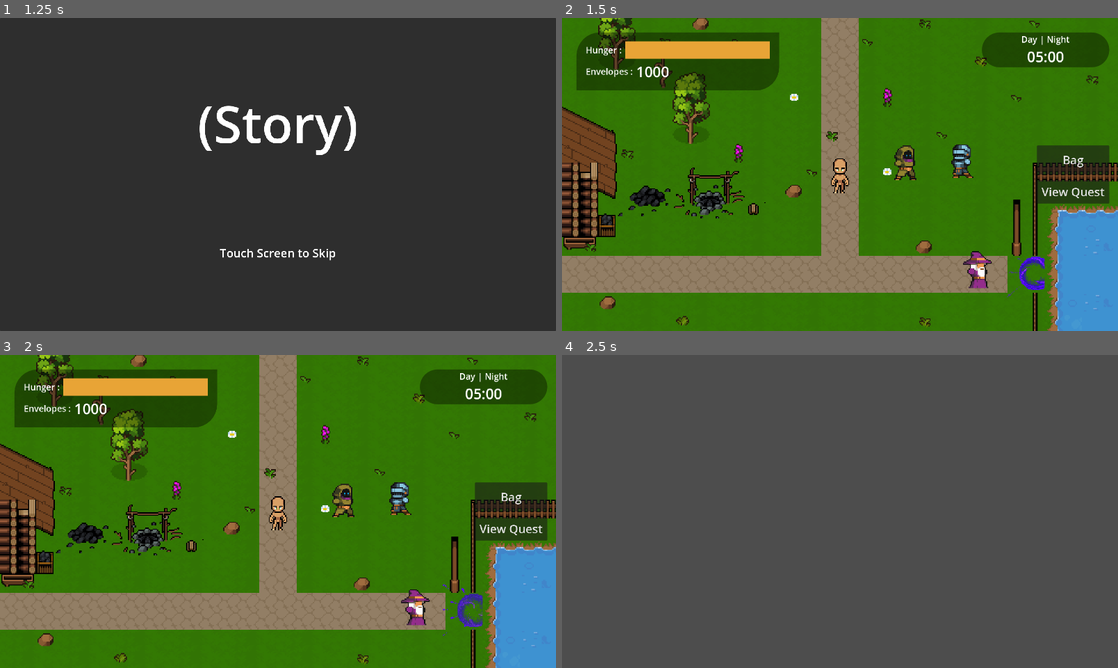
Above: before the commit, frames 1-4 (two rows, left to right).
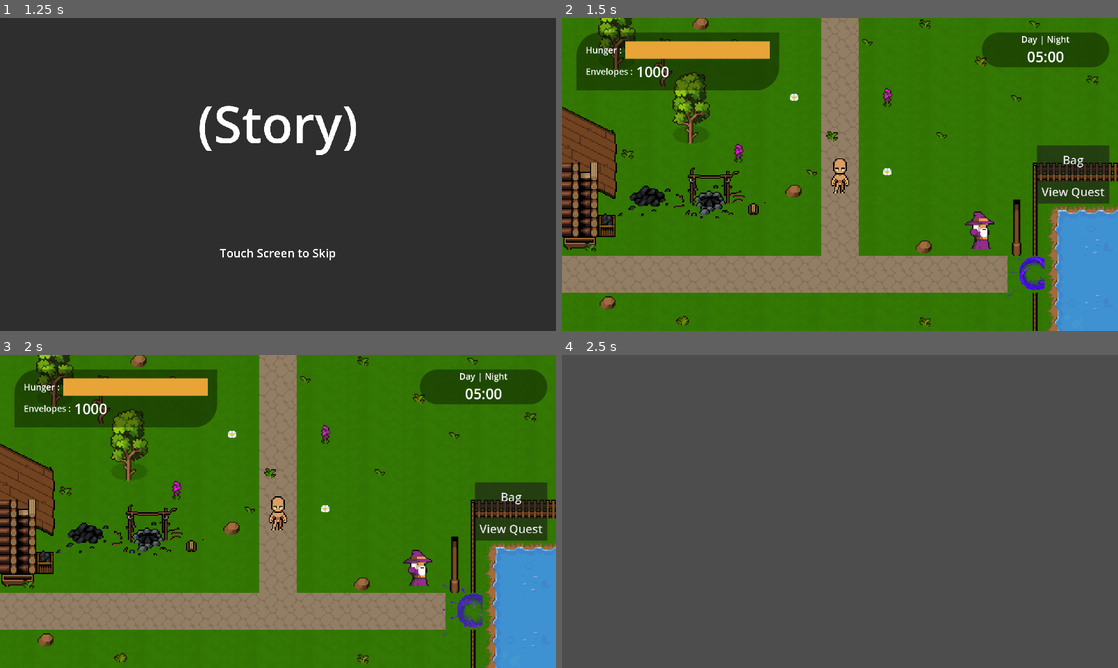
Above: after the commit, the same moments.

Repository: hoaxnt/envelhope-beta
Game: Godot game, scene res://Scenes/utils/main_menu.tscn
Two runs of this game, one before a commit and one after it. Both use one fixed random seed, a clock stepped at 60 frames per second and the inputs below.
Inputs (mouse positions are in pixels of both pictures, inside the frame that each line leads up to):
- Up to frame 1 (1.25 s): click "Continue" at 0.5 s
- Up to frame 2 (1.5 s): click (840, 174) at 1.25 s
- Up to frame 3 (2 s): no input
- Up to frame 4 (2.5 s): click "Bag" at 2 s

Frame 1 is identical in both runs. In frame 2, 1.4% of the frame differs, in the area x 59-78%, y 40-87%; in frame 3, 1.3%; in frame 4, nothing differs.

Commit message:
minor fixes

Diff:
--- a/Scenes/chapters/chapter_1.tscn
+++ b/Scenes/chapters/chapter_1.tscn
@@ -82,13 +82,13 @@
 [node name="NPCs" type="Node2D" parent="."]
 
 [node name="Diver" parent="NPCs" instance=ExtResource("3_lhans")]
-position = Vector2(988, 190)
+position = Vector2(1171, 93)
 
 [node name="Balancer" parent="NPCs" instance=ExtResource("4_gbphn")]
-position = Vector2(1002, 285)
+position = Vector2(1004, 251)
 
 [node name="Harvester" parent="NPCs" instance=ExtResource("5_r7jkp")]
-position = Vector2(940, 192)
+position = Vector2(1042, 586)
 
 [node name="Player" parent="." instance=ExtResource("4_itjef")]
 z_index = 0
--- a/Scenes/characters/npc_island/diver.tscn
+++ b/Scenes/characters/npc_island/diver.tscn
@@ -1,6 +1,7 @@
-[gd_scene load_steps=8 format=3 uid="uid://cf5hru462vhwc"]
+[gd_scene load_steps=9 format=3 uid="uid://cf5hru462vhwc"]
 
 [ext_resource type="Texture2D" uid="uid://du84w6wk7t5x" path="res://assets/characters/npc_island/knight/idle/idle-sheet.png" id="1_frnpe"]
+[ext_resource type="Script" path="res://scripts/characters/npc_island/diver.gd" id="1_gy54b"]
 
 [sub_resource type="CapsuleShape2D" id="CapsuleShape2D_t5y5a"]
 radius = 14.0
@@ -43,6 +44,7 @@
 }]
 
 [node name="Diver" type="CharacterBody2D" groups=["npcs"]]
+script = ExtResource("1_gy54b")
 
 [node name="CollisionShape2D" type="CollisionShape2D" parent="."]
 position = Vector2(1, 3)
--- /dev/null
+++ b/Scripts/autoloads/island_npc_interaction.gd
@@ -0,0 +1,23 @@
+extends Node
+
+signal dialogue_finished
+
+func handle_npc_interaction(npc_id: String) -> void:
+		match npc_id:
+				"shopkeeper_greg":
+						start_dialogue("shopkeeper_greg", "Welcome to my shop!")
+				"quest_giver_elara":
+						start_dialogue("quest_giver_elara", "Hello, adventurer.")
+				"statue_of_wisdom":
+						start_dialogue("statue_of_wisdom", "Knowledge is power.")
+				_:
+						start_dialogue(npc_id, "Hmm... I have nothing to say right now.")
+
+		_on_dialogue_system_closed()
+
+func _on_dialogue_system_closed() -> void:
+		print("Dialogue system closed. Emitting signal.")
+		dialogue_finished.emit()
+
+func start_dialogue(character_name: String, text: String) -> void:
+		print("%s says: %s" % [character_name, text])
--- a/Scripts/characters/npc_island/diver.gd
+++ b/Scripts/characters/npc_island/diver.gd
@@ -1,8 +1,6 @@
 extends CharacterBody2D
 
+@export var npc_id: String = "diver"
 
-
-func _ready():
-
-
-	pass
+func get_npc_id() -> String:
+	return npc_id
--- a/Scripts/characters/player.gd
+++ b/Scripts/characters/player.gd
@@ -2,82 +2,103 @@
 
 @onready var anim = $AnimatedSprite2D
 @onready var camera = $Camera2D
-@onready var head_text = $HeadText
+@onready var head_text = $HeadText # Assumes this is a UI prompt like "Press E"
 @export var base_speed = 100
 @export var sprint_speed = 1000
 
 var last_direction = "down"
 var current_speed = base_speed
-var current_npc = null
+var current_npc: Node = null # Type hint for clarity
 
 func _ready() -> void:
-	var screen_size = get_viewport_rect().size
-	camera.limit_right = screen_size.x
-	camera.limit_bottom = screen_size.y
-	anim.play("idle_down")
+		# Assuming the camera is meant to stay within the scene bounds
+		var screen_size = get_viewport_rect().size
+		camera.limit_right = screen_size.x
+		camera.limit_bottom = screen_size.y
+		anim.play("idle_down")
+
 func _physics_process(_delta: float) -> void:
-	get_input_and_animate()
-	move_and_slide()
+		get_input_and_animate()
+		move_and_slide()
+
+# --- Movement and Animation Function ---
 func get_input_and_animate():
-	var input_direction = Input.get_vector("ui_left", "ui_right", "ui_up", "ui_down")
+		var input_direction = Input.get_vector("ui_left", "ui_right", "ui_up", "ui_down")
 
-	if Input.is_key_pressed(KEY_SHIFT):
-		current_speed = sprint_speed
-	else:
-		current_speed = base_speed
-	velocity = input_direction * current_speed
+		if Input.is_key_pressed(KEY_SHIFT):
+				current_speed = sprint_speed
+		else:
+				current_speed = base_speed
+		velocity = input_direction * current_speed
 
-	if input_direction.length() > 0:
-		if abs(input_direction.x) > abs(input_direction.y):
-			if input_direction.x < 0:
-				anim.play("walk_side")
-				anim.flip_h = true
-				last_direction = "left"
+		if input_direction.length() > 0:
+				if abs(input_direction.x) > abs(input_direction.y):
+						if input_direction.x < 0:
+								anim.play("walk_side")
+								anim.flip_h = true
+								last_direction = "left"
+						else:
+								anim.play("walk_side")
+								anim.flip_h = false
+								last_direction = "right"
+				else:
+						if input_direction.y < 0:
+								anim.play("walk_up")
+								last_direction = "up"
+						else:
+								anim.play("walk_down")
+								last_direction = "down"
+		else:
+				match last_direction:
+						"up":
+								anim.play("idle_up")
+						"down":
+								anim.play("idle_down")
+						"left":
+								anim.play("idle_side")
+								anim.flip_h = true
+						"right":
+								anim.play("idle_side")
+								anim.flip_h = false
+
+# --- Interaction Zone Signal Handlers ---
+
+func _on_interaction_zone_body_entered(body: Node2D) -> void:
+		if body.is_in_group("npcs"):
+				current_npc = body
+				head_text.show()
+
+				# Display the NPC's name above its head (if it has the node)
+				var npc_label = body.get_node_or_null("HeadText")
+				if is_instance_valid(npc_label):
+						npc_label.show()
+						npc_label.text = body.name
+
+func _on_interaction_zone_body_exited(body: Node2D) -> void:
+		if body == current_npc:
+				current_npc = null
+				head_text.hide() # Hide player's prompt
+
+				# Hide the NPC's name label
+				var npc_label = body.get_node_or_null("HeadText")
+				if is_instance_valid(npc_label):
+						npc_label.hide()
+
+func _unhandled_input(event: InputEvent) -> void:
+	print("current npc", current_npc)
+	if event.is_action_pressed("interact") and current_npc:
+			print("E")
+			IslandNpcInteraction.dialogue_finished.connect(self._on_dialogue_finished, CONNECT_ONE_SHOT)
+
+			if current_npc.has_method("get_npc_id"):
+
+					var npc_id = current_npc.get_npc_id()
+					IslandNpcInteraction.handle_npc_interaction(npc_id)
+					set_process_unhandled_input(false)
+
 			else:
-				anim.play("walk_side")
-				anim.flip_h = false
-				last_direction = "right"
-		else:
-			if input_direction.y < 0:
-				anim.play("walk_up")
-				last_direction = "up"
-			else:
-				anim.play("walk_down")
-				last_direction = "down"
+					print("ERROR: NPC %s does not have the required 'get_npc_id' method." % current_npc.name)
 
-	else:
-		match last_direction:
-			"up":
-				anim.play("idle_up")
-			"down":
-				anim.play("idle_down")
-			"left":
-				anim.play("idle_side")
-				anim.flip_h = true
-			"right":
-				anim.play("idle_side")
-				anim.flip_h = false
-
-func _on_interaction_zone_body_entered(body):
-	if body.is_in_group("npcs"):
-		current_npc = body
-		head_text.show()
-
-		var npc_label = body.get_node("HeadText")
-		if is_instance_valid(npc_label):
-			npc_label.show()
-			npc_label.text = body.name
-
-func _on_interaction_zone_body_exited(body):
-	if body == current_npc:
-		current_npc = null
-		head_text.hide()
-
-		var npc_label = body.get_node("HeadText")
-		if is_instance_valid(npc_label):
-			npc_label.hide()
-
-func _unhandled_input(event):
-	if event.is_action_pressed("interact") and current_npc:
-		head_text.hide()
-		print('Interacting with NPC')
+func _on_dialogue_finished() -> void:
+		set_process_unhandled_input(true)
+		print("Player input resumed.")
--- a/project.godot
+++ b/project.godot
@@ -19,6 +19,7 @@
 
 GlobalState="*res://scripts/autoloads/global_state.gd"
 SaveLoad="*res://scripts/autoloads/save_load.gd"
+IslandNpcInteraction="*res://scripts/autoloads/island_npc_interaction.gd"
 
 [debug]
 
Not shown, added: Scripts/autoloads/island_npc_interaction.gd.uid
